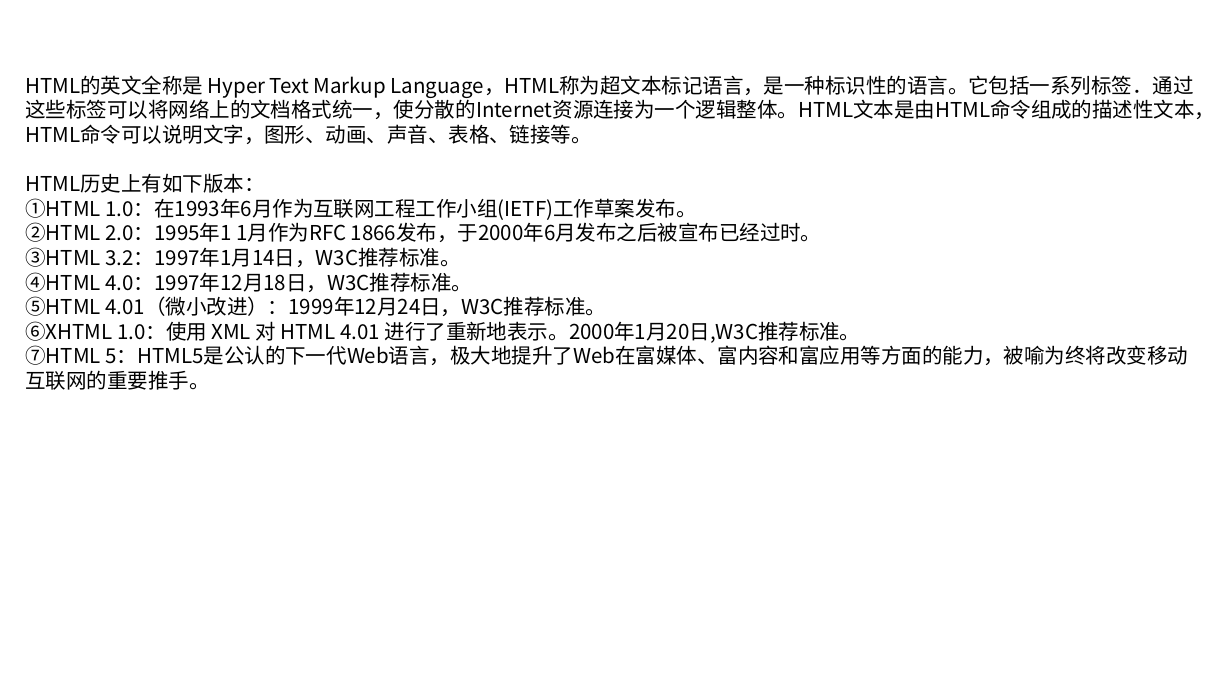
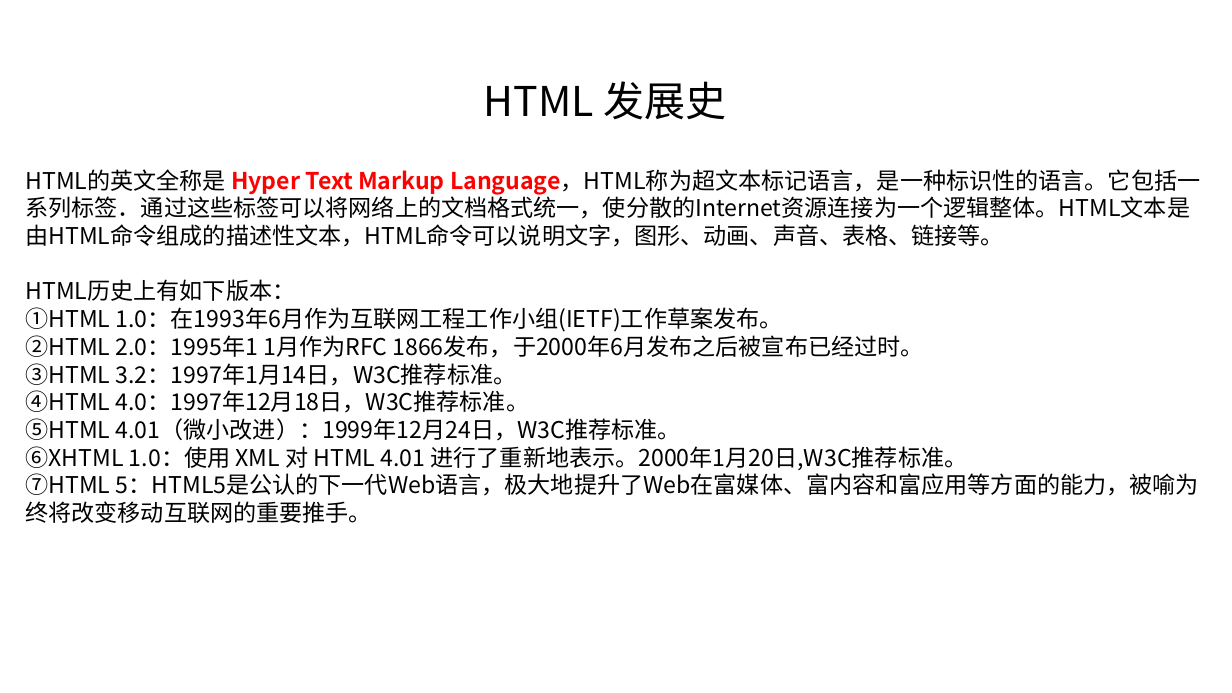
Before and after one commit to linkknown/PPT, a slide deck: slide 4 of 前端PPT/html 简介.pptx (slide 2 before the commit). Drawn at 1232x693 pixels with LibreOffice and Linux fonts; fonts in the diff are those of the drawing; background and template pictures are left out. Boxes give left, top, right and bottom in pixels: in the first picture for what was removed or moved away, otherwise in the second. Text is boxed around its words. In the diff, an @@ line names an element or a change of style, - is before the commit and + after.

```diff
--- a/前端PPT/html 简介.pptx
+++ b/前端PPT/html 简介.pptx
@@ text added at <box>484,81,726,120</box>, 32 pt, text #000000 @@
+HTML 发展史
@@ text "HTML的英文全称是 Hyper Text Markup Language，HTML称为超文本标记语言，是一种标识性的语 ...": place and size @@
-text "HTML的英文全称是 Hyper Text Markup Language，HTML称为超文本标记语言，是一种标识性的语 ..." at <box>25,75,1215,390</box>
+text "HTML的英文全称是 Hyper Text Markup Language，HTML称为超文本标记语言，是一种标识性的语 ..." at <box>25,169,1200,523</box>
@@ text "HTML的英文全称是 Hyper Text Markup Language，HTML称为超文本标记语言，是一种标识性的语 ..." at <box>25,169,1200,523</box>: size 16 to 18 pt; text colour #000000 to #FF0000, bold on in "Hyper Text Markup Language，HTML称为超文本标记语言，是一种标识性的语言。它包括一系列标签． ..." @@
```
Also in this commit, not shown: 31 other slides changed, 3 slides added.
